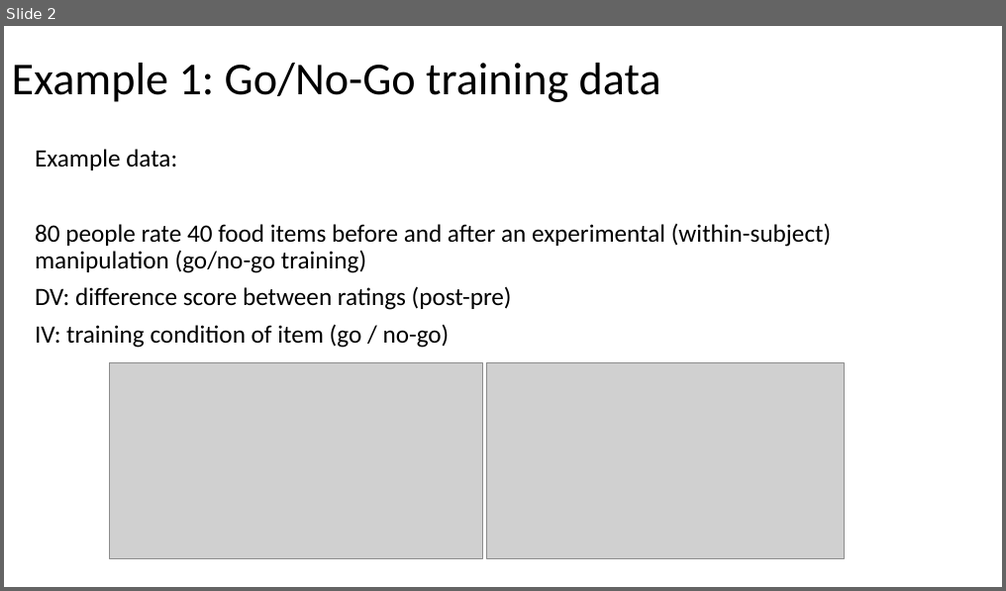
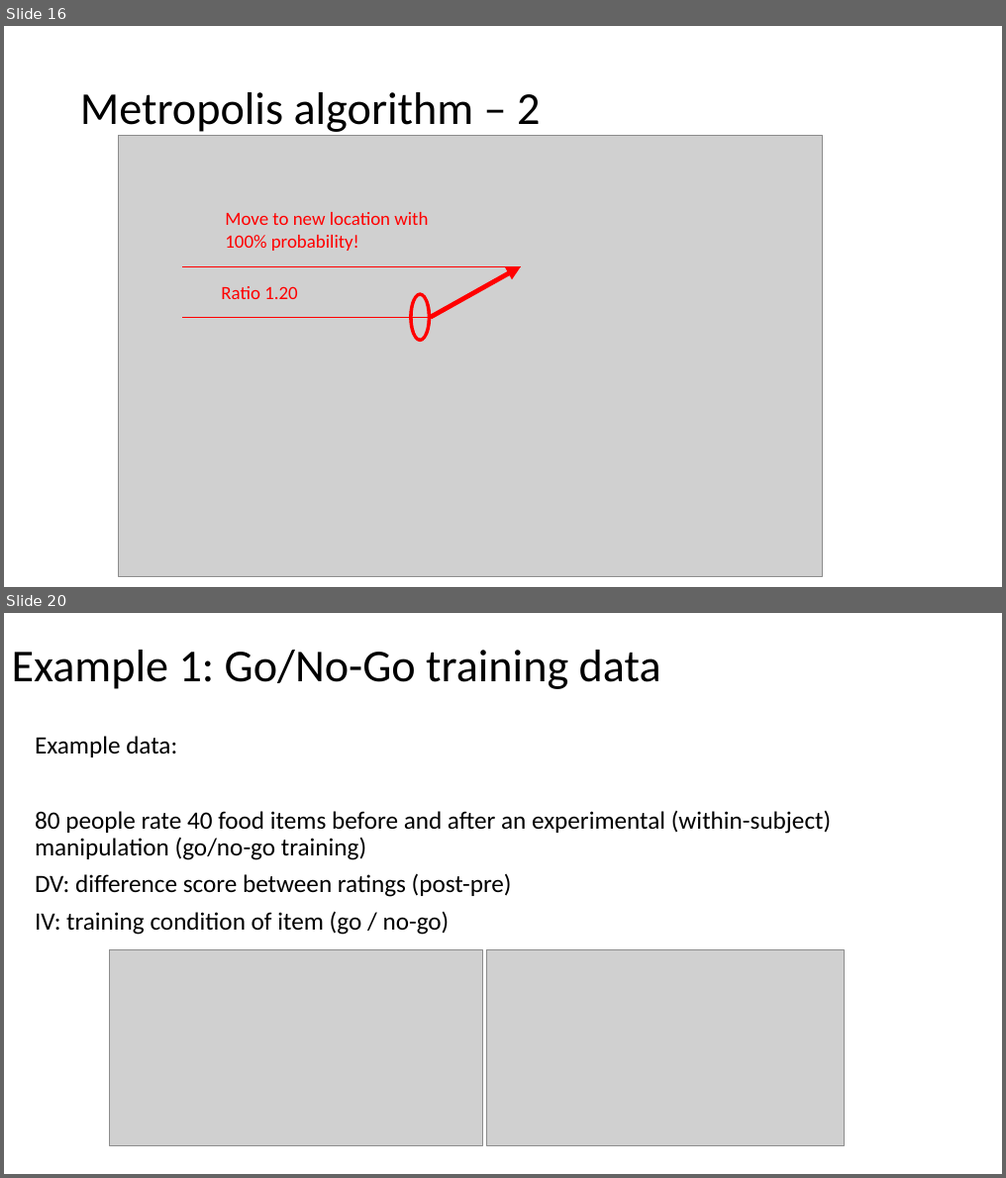
Before and after one commit to julianquandt/M3-brms-intro, a slide deck: intro_to_brms.pptx. Shown one above the other, each under a label of ours: slide 2 before the commit, slides 16 and 20 after it; the slides between them are not shown. The pictures are 1006x591 and 1006x1178 pixels, drawn with LibreOffice and Linux fonts; fonts in the diff are those of the drawing; grey boxes stand for pictures. Boxes give left, top, right and bottom in pixels: in the first picture for what was removed or moved away, otherwise in the second. Text is boxed around its words. In the diff, an @@ line names an element or a change of style, - is before the commit and + after.

```diff
--- a/intro_to_brms.pptx
+++ b/intro_to_brms.pptx
@@ slide 16 added at (4, 26, 1002, 587), background #FFFFFF @@
@@ title added at (80, 92, 540, 136), 44 pt, text #000000 @@
+Metropolis algorithm – 2
@@ picture added at (119, 135, 823, 577) @@
@@ text added at (225, 212, 428, 251), 18 pt, text #FF0000 @@
+Move to new location with
+100% probability!
@@ line added from (521, 267) to (183, 267), #FF0000 0.5 pt @@
@@ text added at (221, 286, 297, 299), 18 pt, text #FF0000 @@
+Ratio 1.20
@@ arrow added from (431, 317) to (521, 267), #FF0000 4.5 pt @@
@@ line added from (431, 317) to (183, 317), #FF0000 0.5 pt @@
@@ donut added at (410, 293, 431, 342), fill #FF0000, outline #FF0000 1 pt @@
@@ what was slide 2 is now slide 20 @@
```
Also in this commit, not shown: 3 slides changed, 17 other slides added, 1 other file.
